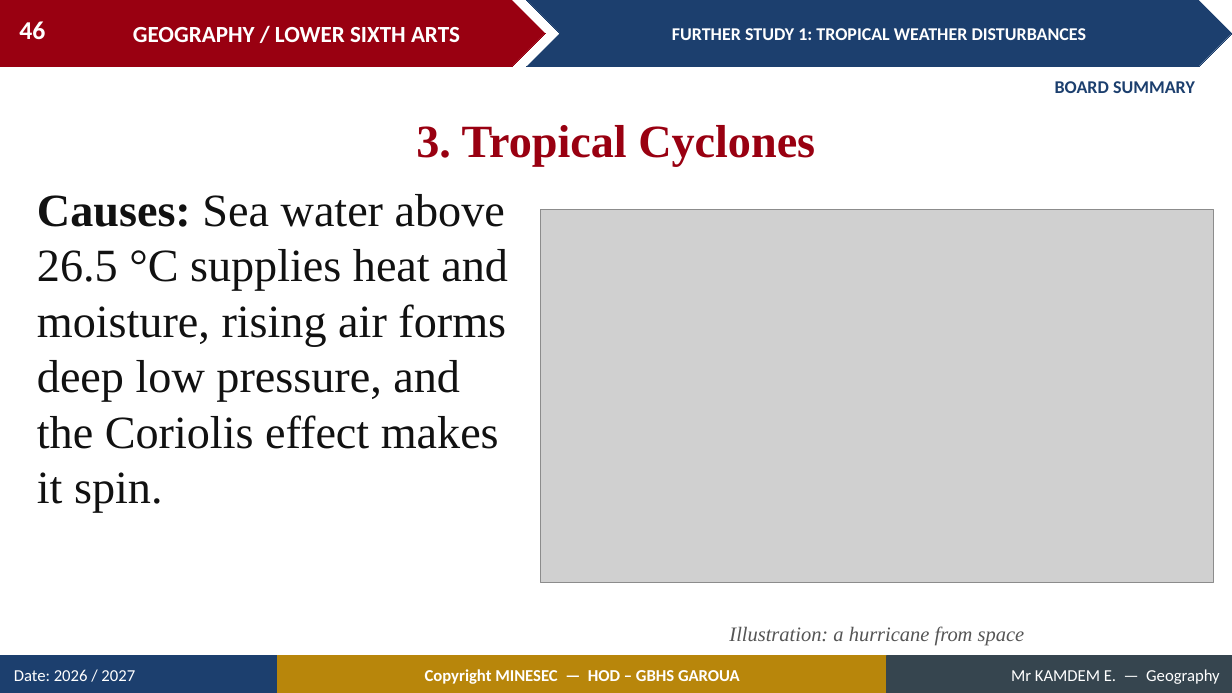
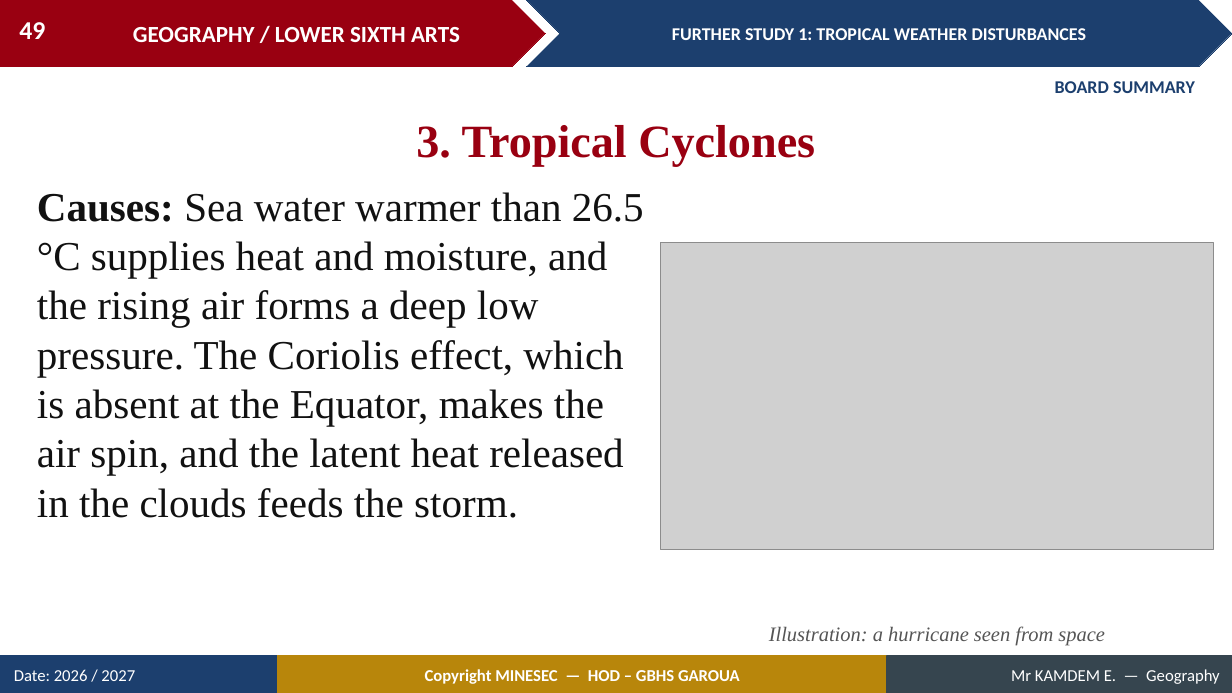
Before and after one commit to Berthautk/linea-github, a slide deck: slide 49 of lecons/LSA/Climatology/02_LSA_CLIM_FS01_Tropical_Weather_Disturbances.pptx (slide 46 before the commit). Drawn at 1232x693 pixels with LibreOffice and Linux fonts; fonts in the diff are those of the drawing; grey boxes stand for pictures. Boxes give left, top, right and bottom in pixels: in the first picture for what was removed or moved away, otherwise in the second. Text is boxed around its words. In the diff, an @@ line names an element or a change of style, - is before the commit and + after.

```diff
--- a/lecons/LSA/Climatology/02_LSA_CLIM_FS01_Tropical_Weather_Disturbances.pptx
+++ b/lecons/LSA/Climatology/02_LSA_CLIM_FS01_Tropical_Weather_Disturbances.pptx
@@ page number at (19,22,45,39): text changed @@
-46
+49
@@ text at (37,192,644,518): text changed; size 36 to 32 pt @@
-Causes: Sea water above 26.5 °C supplies heat and moisture, rising air forms deep low pressure, and the Coriolis effect makes it spin.
+Causes: Sea water warmer than 26.5 °C supplies heat and moisture, and the rising air forms a deep low pressure. The Coriolis effect, which is absent at the Equator, makes the air spin, and the latent heat released in the clouds feeds the storm.
@@ picture: place and size @@
-picture at (541,210,1214,583)
+picture at (661,243,1214,550)
@@ text at (769,626,1105,646): text changed @@
-Illustration: a hurricane from space
+Illustration: a hurricane seen from space
```
Also in this commit, not shown: 11 other slides changed, 4 slides added, 4 other files.
